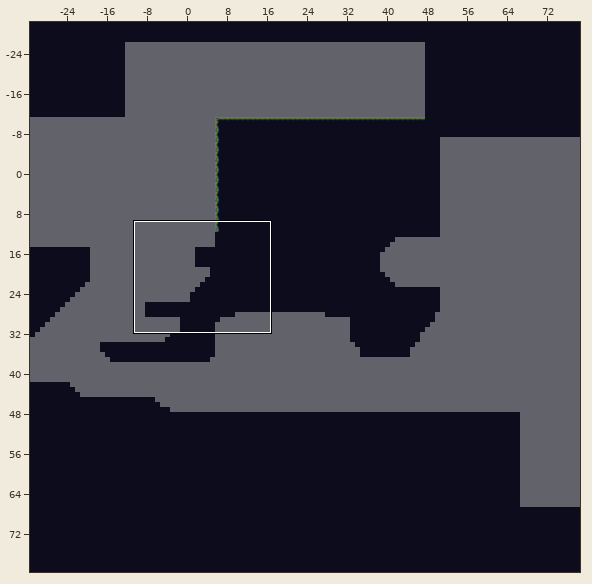
Two versions of a level (Tiled map, UnityProject/CaseFileDream/Assets/CaseFileDream/TileSets/Tiled/Level01/Level01-HiddenGarden.tmx). The picture above shows the old version from afar; the outline marks the close-up.
Close-up. First the earlier version:
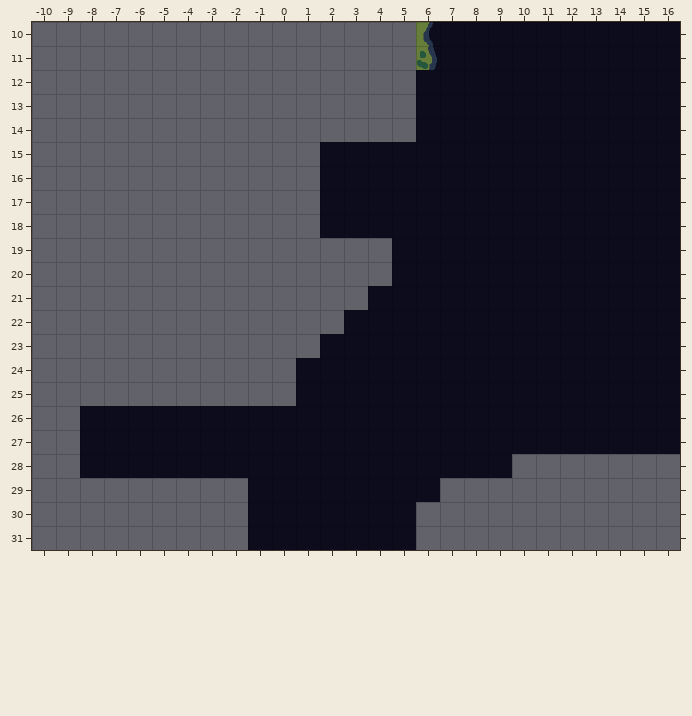
Cells are 32x32 px. Shown: x -10..16, y 10..31. The commit also changed other parts of the map, which this record leaves out.
The result:
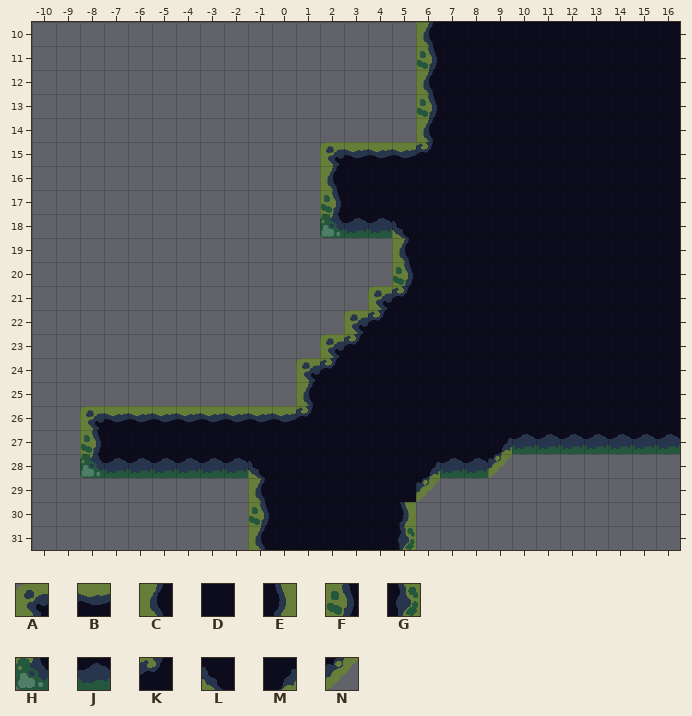
Key: from "GreenMoss": A 0, B 1, C 8, D 9, E 11, F 16, G 19, H 24, J 25, K 41, L 49, M 50, N 51.
_ is an empty cell, # one hidden under a higher layer.
The edit:
Layer "GardenBlockout" (now hidden):
y 15: x 2 # -> _
y 18: x 2 # -> _
y 21: x 4 # -> _
y 22: x 3 # -> _
y 23: x 2 # -> _
y 24: x 1 # -> _
y 26: x -8 # -> _
y 28: x -8 # -> _; x 9 # -> _
y 29: x 6 # -> _
Layer "Overlay":
y 12: x 6 D -> C
y 13: x 6 D -> F
y 14: x 6 D -> C
y 15: x 2..6 DDDDD -> ABBBK
y 16: x 2 D -> C
y 17: x 2 D -> F
y 18: x 2..5 DDDD -> HJJL
y 19: x 5 D -> C
y 20: x 5 D -> F
y 21: x 4..5 DD -> AK
y 22: x 3..4 DD -> AK
y 23: x 2..3 DD -> AK
y 24: x 1..2 DD -> AK
y 25: x 1 D -> C
y 26: x -8..1 DDDDDDDDDD -> ABBBBBBBBK
y 27: x -8 D -> F; x 9..16 DDDDDDDD -> MJJJJJJJ
y 28: x -8..-1 DDDDDDDD -> HJJJJJJL; x 6..9 DDDD -> MJJN
y 29: x -1 D -> C; x 6 D -> N
y 30: x -1 D -> F; x 5 D -> E
y 31: x -1 D -> C; x 5 D -> G
Changed places in both close-ups, as pixel boxes (x1, y1, x2, y2):
changed: (80, 70, 680, 550)
